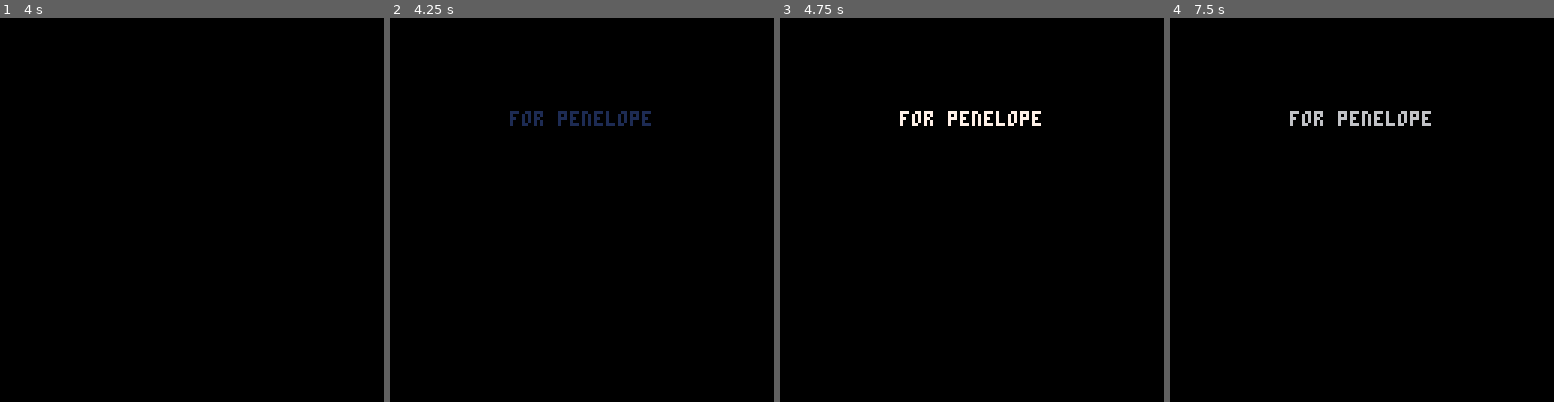
Above: before the commit, frames 1-4 (left to right).
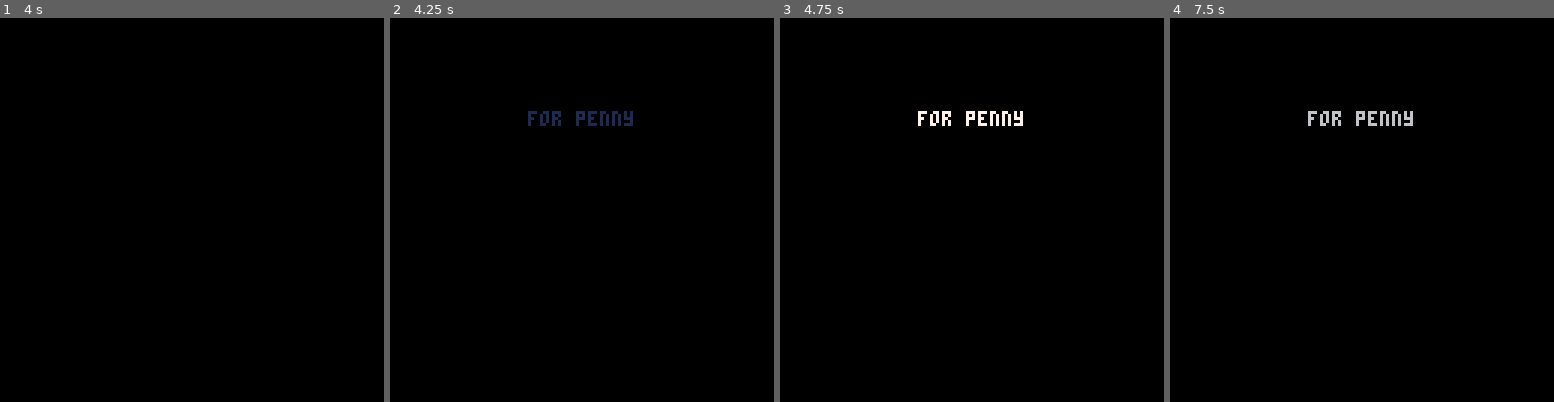
Above: after the commit, the same moments.

Repository: morningtoast/bustin
Game: PICO-8 cartridge bustin.p8
Two runs of this game, one before a commit and one after it. Both use one fixed random seed, a clock stepped at 60 frames per second and the inputs below.
Inputs:
- Up to frame 1 (4 s): tap X (X key) at 0.33, 1.07, 1.85, 2.97 s; tap O (Z key) at 0.7, 1.7, 2.1, 2.5, 2.9, 3.3, 3.7 s; hold Right 1.6-2.1 s; hold Up 2.15-2.42 s; hold Right 2.47-3.03 s; hold Left 3.08-3.58 s; hold Down 3.63-3.97 s
- Up to frame 2 (4.25 s): hold Right from 4.02 s (still down); tap X (X key) at 4.08 s; tap O (Z key) at 4.1 s
- Up to frame 3 (4.75 s): tap O (Z key) at 4.5 s; release Right at 4.68 s; hold Up from 4.73 s (still down)
- Up to frame 4 (7.5 s): tap O (Z key) every 0.4 s from 4.9 to 7.3 s; release Up at 5.03 s; hold Left 5.08-5.68 s; tap X (X key) at 5.2, 6.32, 7.43 s; hold Down 5.73-6.03 s; hold Right 6.08-6.58 s; hold Right 6.63-7.13 s; hold Up 7.18-7.45 s

Frame 1 is identical in both runs. In frame 2, 0.6% of the frame differs, in the area x 31-68%, y 24-29%; in frame 3, 0.6%; in frame 4, 0.6%.

Commit message:
Music and sounds added. Save data ready.

Diff:
--- a/bustin.p8
+++ b/bustin.p8
@@ -22,7 +22,7 @@
 
 musicon=true
 lanes={3,32,61,90}
-unlocked=false
+unlocked=0
 charmode=0 --0=girls,1=boys
 p_t=0
 p_char="holtz"
@@ -226,13 +226,16 @@
 
 			-- slime player
 			if s.lane==p_lane and s.x<muzzle_x-8 and s.x>0 and p_invincible<1 then
+				if not p_slimed then sfx(4) end
 				p_slimed=true
 				p_t=0
+
+
 			end
 
 			if s.x<-16 then
 				p_slime=min(p_slime+5,100) -- add to slime meter
-				del(slimers,obj)
+				del(slimers,s)
 			end
 		end
 
@@ -317,7 +320,7 @@
 	end
 
 	last_portal=0
-	portal_spawn=random(20,level.portal_spawn)
+	portal_spawn=random(15,level.portal_spawn)
 	timer_set("portalspawn")
 end
 
@@ -399,12 +403,15 @@
 						p.ang+=.16 --distance between crests
 						p.y+=sin(p.ang)*1 --height of wave
 						p.isjumping=true
+
+						if p.jt==46 or p.jt==55 then sfx(5) end
 					end
 
 					if p.jt==210 then
 						p.isjumping=false
 						p.jt=0
 						p.ang=0
+
 					end
 
 					p.jt+=1
@@ -428,7 +435,7 @@
 			end
 
 			last_portal=spawnfrom.lane
-			portal_spawn=random(20,level.portal_spawn)
+			portal_spawn=random(15,level.portal_spawn)
 
 			if #portals==1 then
 				portal_spawn=60
@@ -941,7 +948,6 @@
 
 	function victory_update()
 		p_y=lanes[p_lane]
-		debug=unlocked
 		trap_update()
 		expl_update()
 
@@ -1020,16 +1026,17 @@
 				else
 					vic_st=8
 					t=50
-
-					intro_text(";;thank you ghostbusters!;")
-					intro_text(";;the city is once again safe...;")
-					intro_text(";;...for now;")
-					intro_text(";;design+code;@morningtoast;")
-					intro_text(";;music+sounds;@gnarcade_vgm;")
-					intro_text(";;character art;hal laboratory, 1990;;additional art;@morningtoast;@beetleinthebox;")
-					intro_text(";;you busted"..kills.."ghosts;")
-					intro_text(";;thanks for playing;")
-					intro_text(";;please try other games from @morningtoast;")
+					printh("end credits")
+					--intro_all={}
+					intro_text(";_;thank you ghostbusters!;")
+					intro_text(";_;the city is once again safe...;")
+					intro_text(";_;...for now;")
+					intro_text("design+code;@morningtoast;")
+					intro_text("music+sounds;@gnarcade_vgm;")
+					intro_text("character art;hal laboratory, 1990;;additional art;@morningtoast;@beetleinthebox;")
+					intro_text(";_;you busted "..kills.." ghosts;")
+					intro_text(";_;thanks for playing;")
+					intro_text(";_;please try other games;from @morningtoast;")
 					intro_init(ef)
 				end
 			end
@@ -1100,10 +1107,9 @@
 
 -- #unlock - unlock bonus characters
 function unlock_init()
-	-- @sound bonus sound
 	t=0
-	unlocked=true
-	dset("modeunlock",true)
+	unlocked=1
+	dset(0,true)
 
 	cart_control(ef,unlock_draw)
 end
@@ -1358,7 +1364,7 @@
 		slimer_hp=10,
 		slimer_speed=.6,
 		slimer_max=10,
-		rowan_text="think that's all,\nghostbusters? there's more where that came from."
+		rowan_text="think that's all? there's more where that came from. this is the end, ghostbusters!"
 	},
 	{ -- level 3
 		portal_hp=50,
@@ -1432,7 +1438,7 @@
 function boot_init()
 	play_music(0)
 	intro_text("bustin' v"..version..";(c)brian vaughn, 2017;_;_;design+code;brian vaughn;@morningtoast;_;music+sound;brian follick;@gnarcade_vgm;")
-	intro_text("_;_;_;for penelope;")
+	intro_text("_;_;_;for penny;")
 	intro_init(title_init)
 
 	cart_control(ef,intro_draw)
@@ -1492,6 +1498,7 @@
 	if btnzp then
 		puft_st=0
 		charselect_init()
+		--victory_init()
 	end
 
 	if t>20 then
@@ -1512,7 +1519,7 @@
 
 	if t<1000 then t+=1 end
 
-	if (btnup or btndp) and unlocked then
+	if (btnup or btndp) and unlocked==1 then
 		charmode+=1
 		if charmode>1 then charmode=0 end
 	end
@@ -1561,26 +1568,29 @@
 
 
 
-
-
-
 -- #loop
 
  --load savedata
 cartdata("bustin2017")
-unlocked = dget("modeunlock")
+unlocked = dget(0)
 
 -- Pause menu options
 menuitem(1, "toggle music", function()
 	if musicon then musicon=false music(-1) else musicon=true play_music(0) end
 end)
 
+menuitem(2, "clear save data", function()
+	dset(0,0)
+	unlocked=0
+	charmode=0
+	title_init()
+end)
+
 
 function _init()
-	printh("boot =====================================")
+	--unlocked=false
 
 	tbx_init()
-
 	boot_init()
 	--unlock_init()
 	--title_init()
@@ -1833,6 +1843,7 @@
 	intro_color=0
 
 	if intro_st>#intro_all then
+		intro_st=0
 		intro_all={}
 		return true
 	else return false end
Not shown, changed: the sound effects (__sfx__) section of bustin.p8
